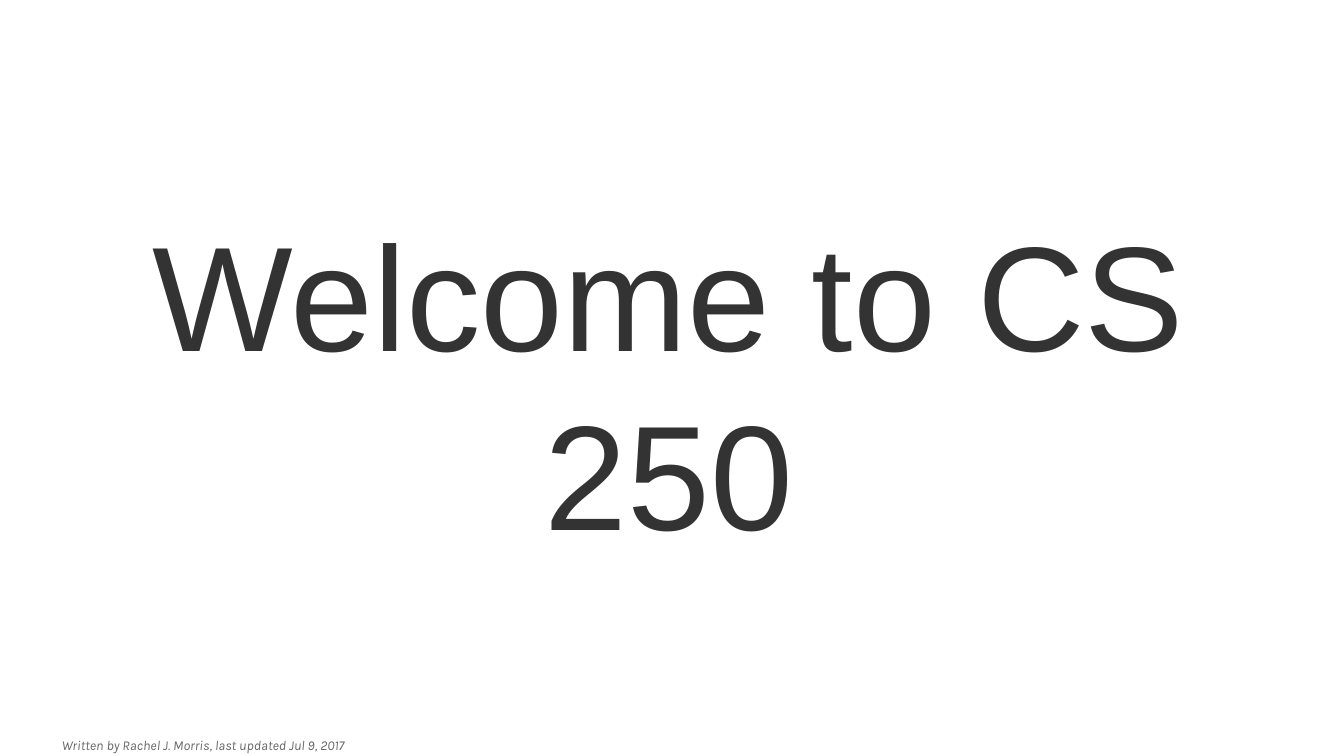
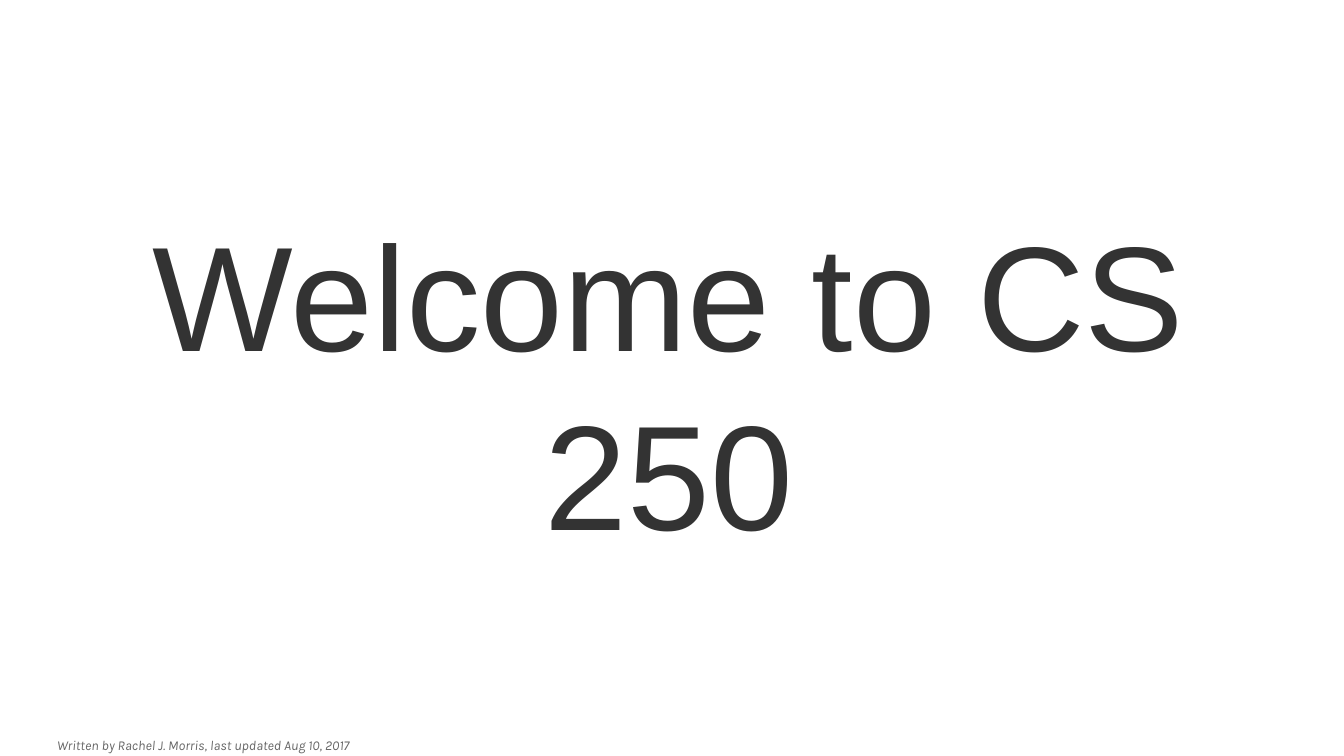
Before and after one commit to mariamhabib/CS250-Data-Structures, a slide deck: slide 1 of Lectures/0_Class_Introduction.odp. Drawn at 1344x756 pixels with LibreOffice and Linux fonts; fonts in the diff are those of the drawing; background and template pictures are left out. Boxes give left, top, right and bottom in pixels: in the first picture for what was removed or moved away, otherwise in the second. Text is boxed around its words. In the diff, an @@ line names an element or a change of style, - is before the commit and + after.

```diff
--- a/Lectures/0_Class_Introduction.odp
+++ b/Lectures/0_Class_Introduction.odp
@@ text at (x1=57, y1=741, x2=349, y2=754): text changed @@
-Written by Rachel J. Morris, last updated Jul 9, 2017
+Written by Rachel J. Morris, last updated Aug 10, 2017
```
Also in this commit, not shown: 1 other slide changed, 4 other files.
